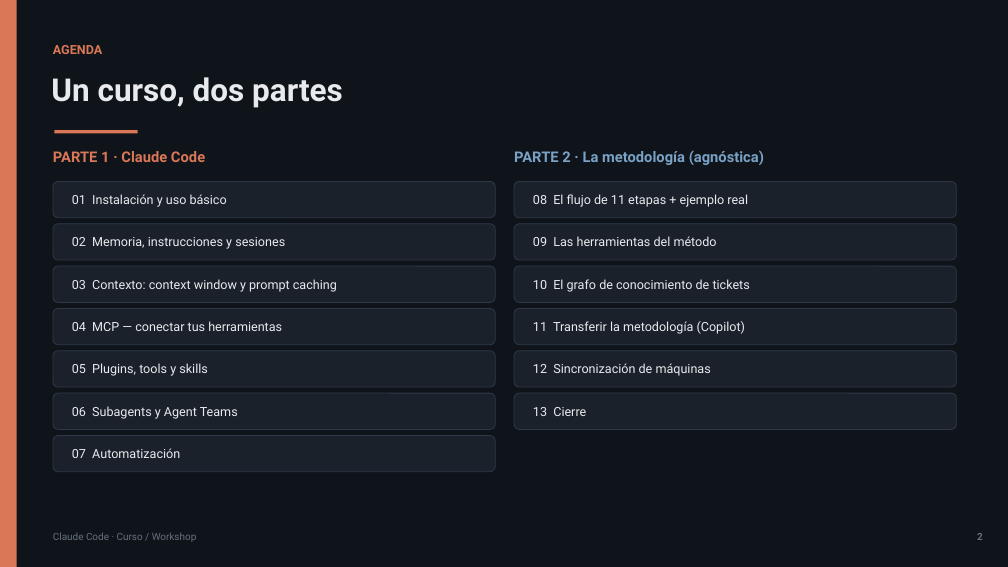
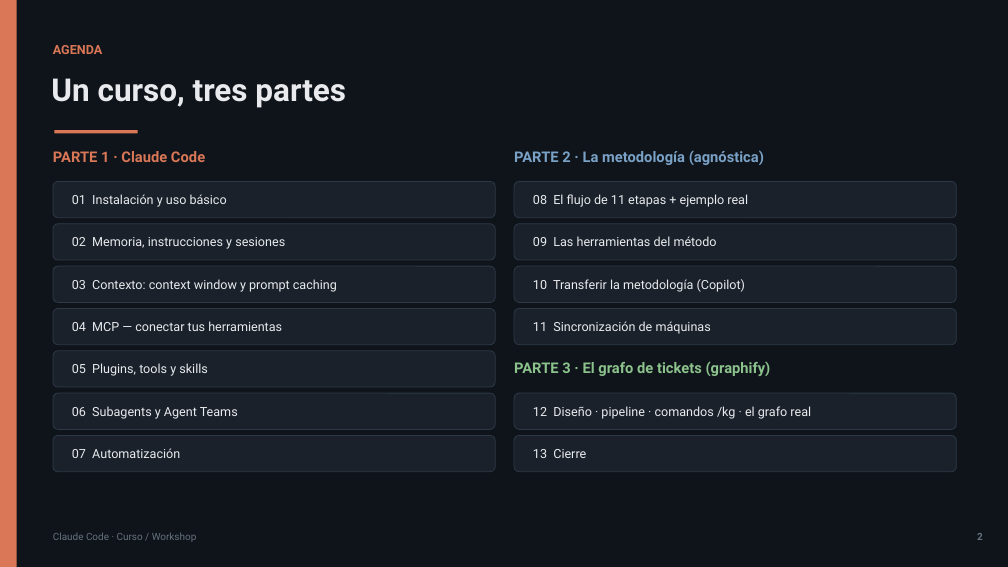
Before and after one commit to olonok69/claude_code_ml_engineer, a slide deck: slide 2 of presentacion/Claude_Code_Presentacion.pptx. Drawn at 1008x567 pixels with LibreOffice and Linux fonts; fonts in the diff are those of the drawing. Boxes give left, top, right and bottom in pixels: in the first picture for what was removed or moved away, otherwise in the second. Text is boxed around its words. In the diff, an @@ line names an element or a change of style, - is before the commit and + after.

Commit message:
ultimos cambios con plot de graphify

```diff
--- a/presentacion/Claude_Code_Presentacion.pptx
+++ b/presentacion/Claude_Code_Presentacion.pptx
@@ text at [51, 78, 346, 108]: text changed @@
-Un curso, dos partes
+Un curso, tres partes
@@ text at [533, 279, 745, 292]: text changed @@
-10 El grafo de conocimiento de tickets
+10 Transferir la metodología (Copilot)
@@ text at [533, 321, 711, 334]: text changed @@
-11 Transferir la metodología (Copilot)
+11 Sincronización de máquinas
@@ text added at [514, 361, 771, 376], 14 pt, text #8CC28C, bold @@
+PARTE 3 · El grafo de tickets (graphify)
@@ text removed at [533, 363, 711, 376] @@
-12 Sincronización de máquinas
@@ text added at [533, 406, 811, 419], 12 pt, text #E8EAED @@
+12 Diseño · pipeline · comandos /kg · el grafo real
@@ rounded rectangle: place and size @@
-rounded rectangle at [514, 351, 957, 387]
+rounded rectangle at [514, 436, 957, 472]
@@ text "13 Cierre": place and size @@
-text "13 Cierre" at [533, 407, 586, 416]
+text "13 Cierre" at [533, 449, 586, 458]
```
Also in this commit, not shown: 7 other slides changed, 4 slides added, 1 slide removed, 7 other files.
